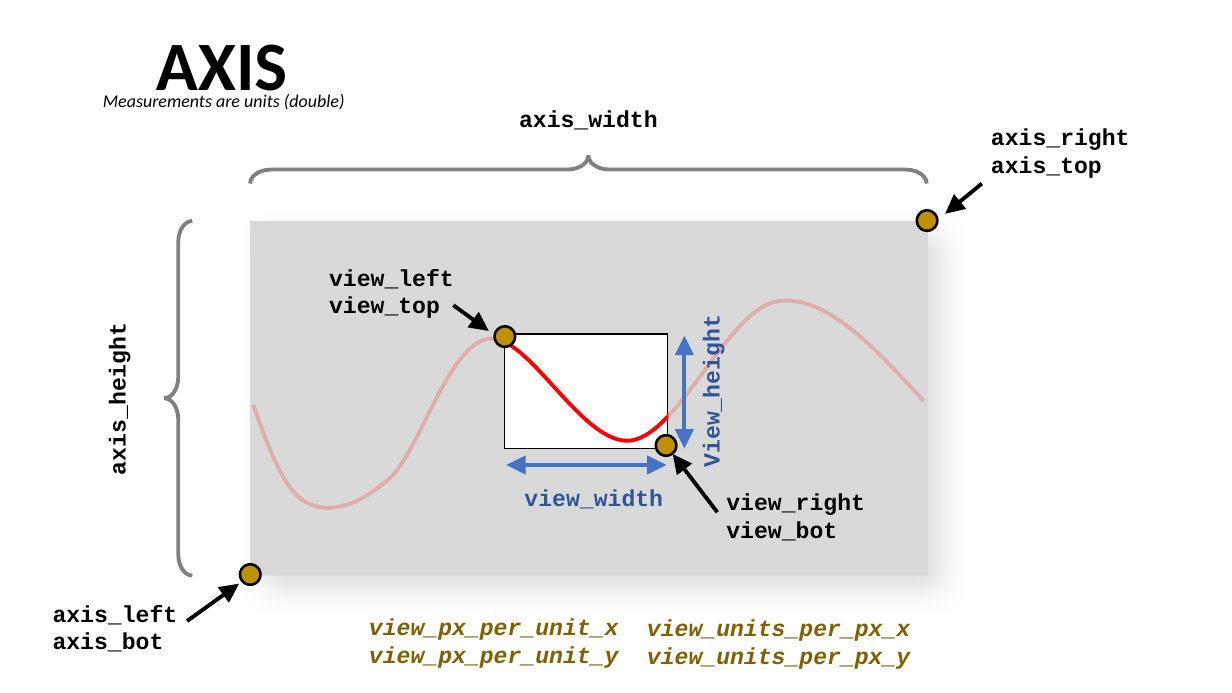
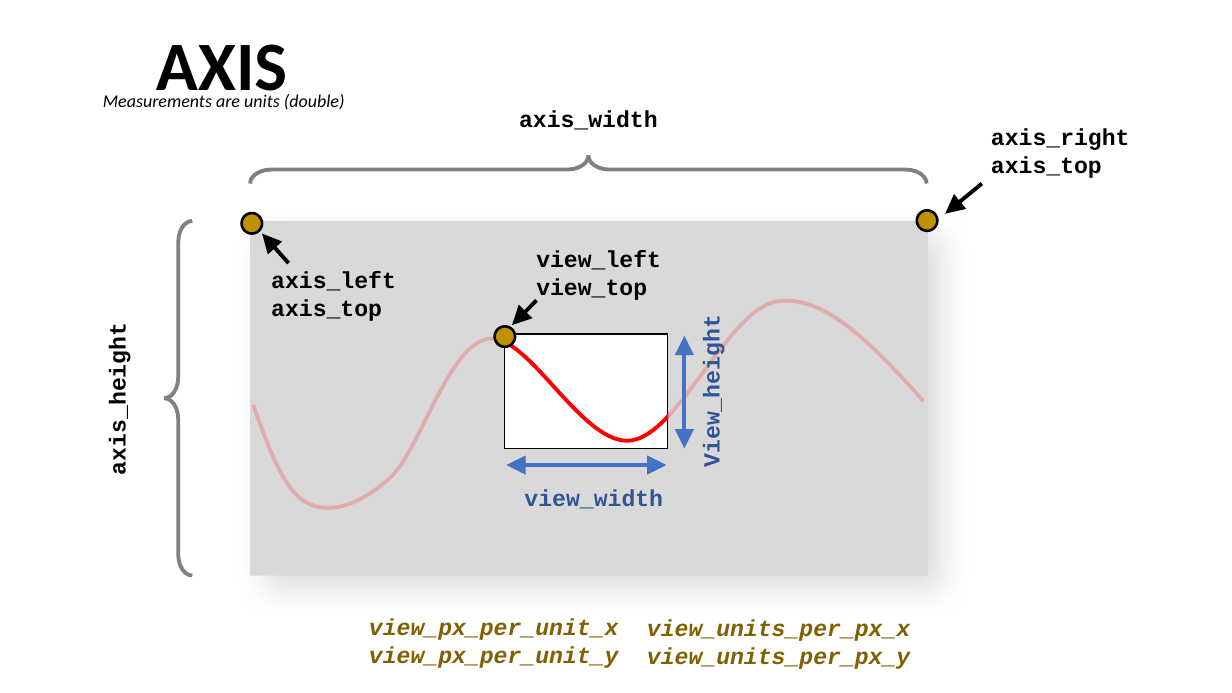
Before and after one commit to AchrafRahmouni/ScottPlot, a slide deck: slide 2 of doc/plan.pptx. Drawn at 1232x693 pixels with LibreOffice and Linux fonts; fonts in the diff are those of the drawing. Boxes give left, top, right and bottom in pixels: in the first picture for what was removed or moved away, otherwise in the second. Text is boxed around its words. In the diff, an @@ line names an element or a change of style, - is before the commit and + after.

```diff
--- a/doc/plan.pptx
+++ b/doc/plan.pptx
@@ ellipse: place and size @@
-ellipse at [240, 565, 261, 585]
+ellipse at [241, 213, 262, 234]
@@ arrow moved from (239, 584) - (187, 621) to (262, 234) - (288, 263) @@
@@ text "view_left": place and size @@
-text "view_left" at [329, 269, 454, 318]
+text "view_left" at [536, 251, 661, 302]
@@ text at [271, 271, 396, 321]: text changed @@
-axis_left
-axis_bot
+axis_left
+axis_top
@@ arrow moved from (489, 331) - (454, 305) to (512, 325) - (537, 300) @@
@@ ellipse removed at [656, 435, 677, 456] @@
@@ arrow removed from (717, 512) to (673, 454) @@
@@ text removed at [726, 493, 865, 541] @@
-view_right
-view_bot
```
Also in this commit, not shown: 1 other slide changed.
